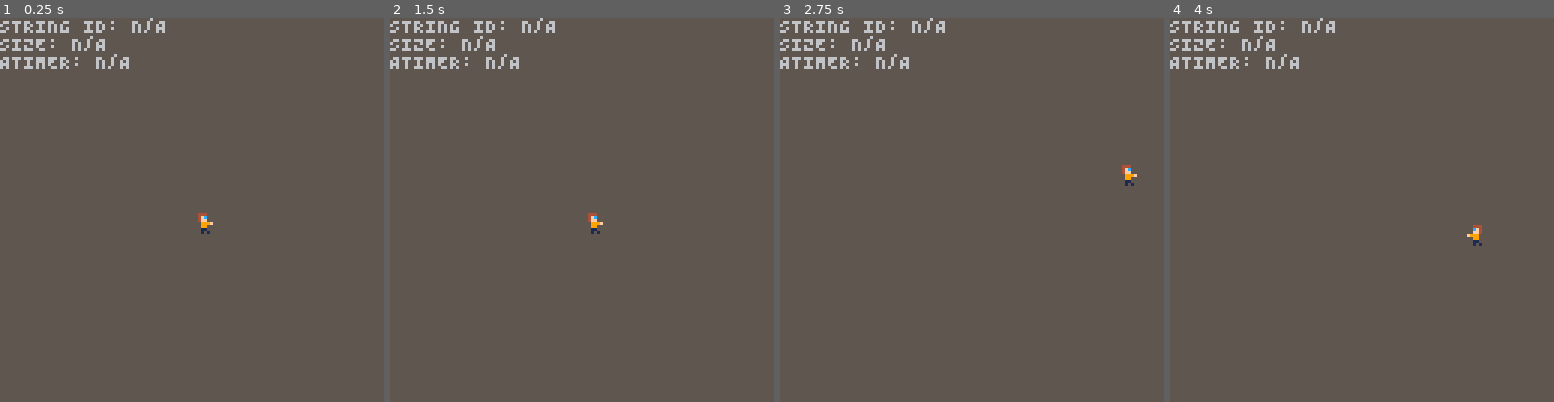
Above: before the commit, frames 1-4 (left to right).
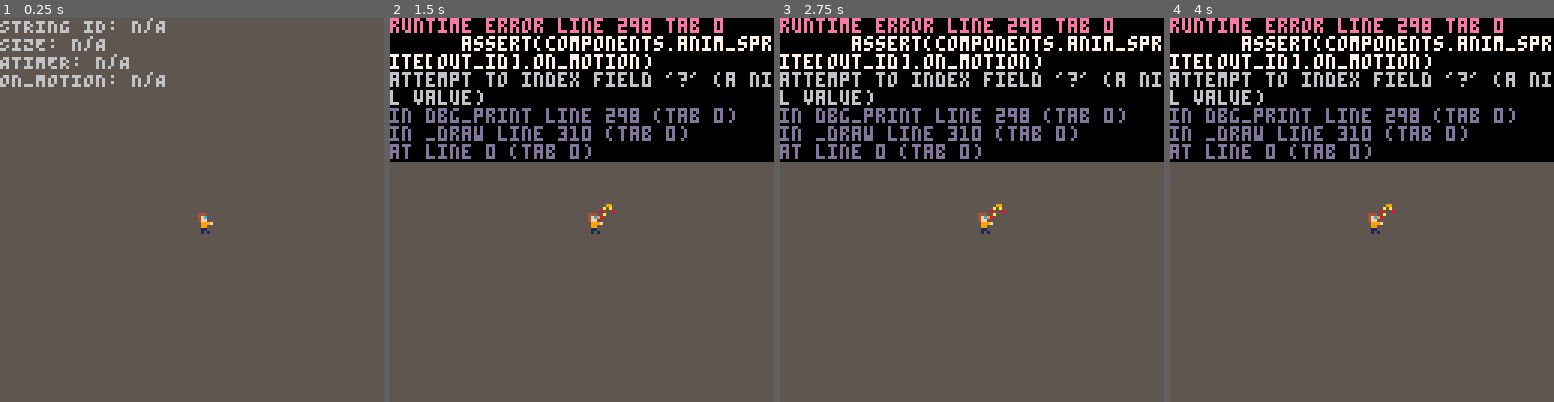
Above: after the commit, the same moments.

Repository: mikemehl/Lure_Squeak
Game: PICO-8 cartridge newgame.p8
The game is run twice, just before and just after one commit, with the same random seed, the same clock (stepped at 60 frames per second) and the same inputs.
Inputs:
- Up to frame 1 (0.25 s): no input
- Up to frame 2 (1.5 s): tap X (X key) at 0.33, 1.07 s; tap O (Z key) at 0.7 s
- Up to frame 3 (2.75 s): hold Right 1.6-2.1 s; tap O (Z key) at 1.7, 2.1, 2.5 s; tap X (X key) at 1.85 s; hold Up 2.15-2.42 s; hold Right from 2.47 s (still down)
- Up to frame 4 (4 s): tap O (Z key) at 2.9, 3.3, 3.7 s; tap X (X key) at 2.97 s; release Right at 3.03 s; hold Left 3.08-3.58 s; hold Down 3.63-3.97 s

The runs differ from the first frame. In frame 1, 0.6% of the frame differs, in the area x 0-43%, y 14-18%; in frame 2, 38%; in frame 3, 38%, in the area x 0-100%, y 0-57%; in frame 4, 38%.
Error after the commit: runtime error line 298 tab 0; assert(components.anim_sprite[out_id].on_motion); attempt to index field '?' (a nil value)

Commit message:
Continuing debug of animation problem.

Diff:
--- a/basic.lua
+++ b/basic.lua
@@ -66,10 +66,6 @@
 
 function anim_spr_update_system()
    for eid, val in pairs(components.anim_sprite) do
-      if components.is_string[eid] then
-         printh("FOUND IT", "anim")
-         printh(eid, "anim")
-      end
       if val.on_motion then
          local s = components.speed[eid]
          if s and s.active == false then return end
--- a/main.lua
+++ b/main.lua
@@ -22,7 +22,8 @@
    local out = {
       id = "N/A",
       size = "N/A",
-      anim_timer = "N/A"
+      anim_timer = "N/A",
+      on_motion = "N/A"
    }
    for id, val in pairs(components.is_string) do
       out.id = id
@@ -30,10 +31,12 @@
    end
 
    if out.id != "N/A" then
+      assert(components.anim_sprite[out_id].on_motion)
       out.anim_timer = components.anim_sprite[out.id].timer
+      out.on_motion =  components.anim_sprite[out_id].on_motion
    end
 
-   local out_str = "STRING ID: "..out.id.."\nSIZE: "..out.size.."\nATIMER: "..out.anim_timer
+   local out_str = "STRING ID: "..out.id.."\nSIZE: "..out.size.."\nATIMER: "..out.anim_timer.."\nON_MOTION: "..out.on_motion
    print(out_str)
 end
 
